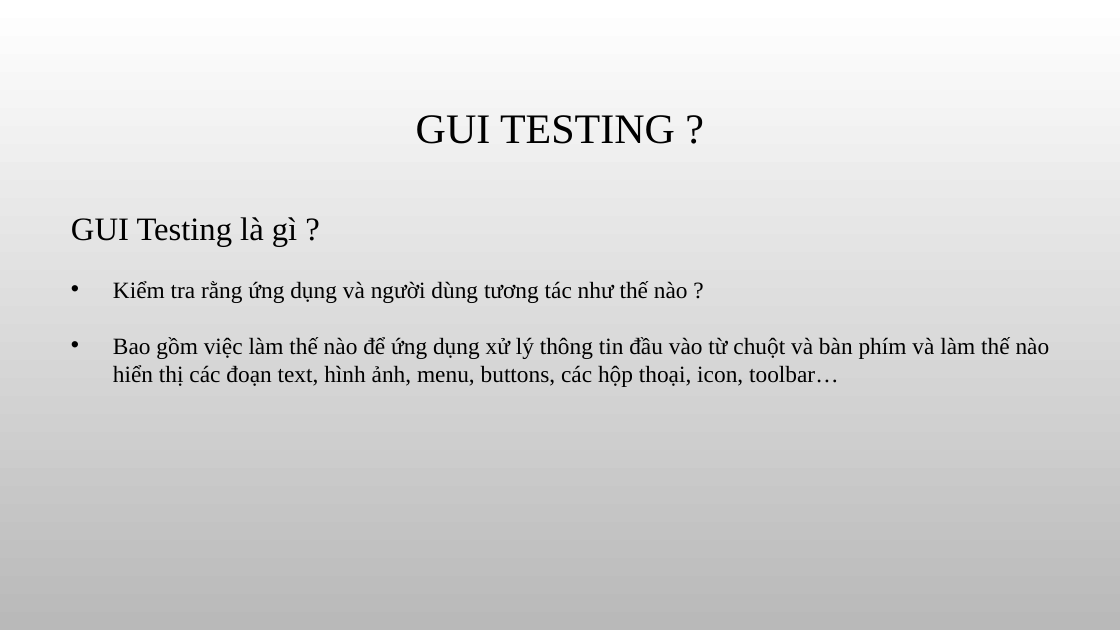
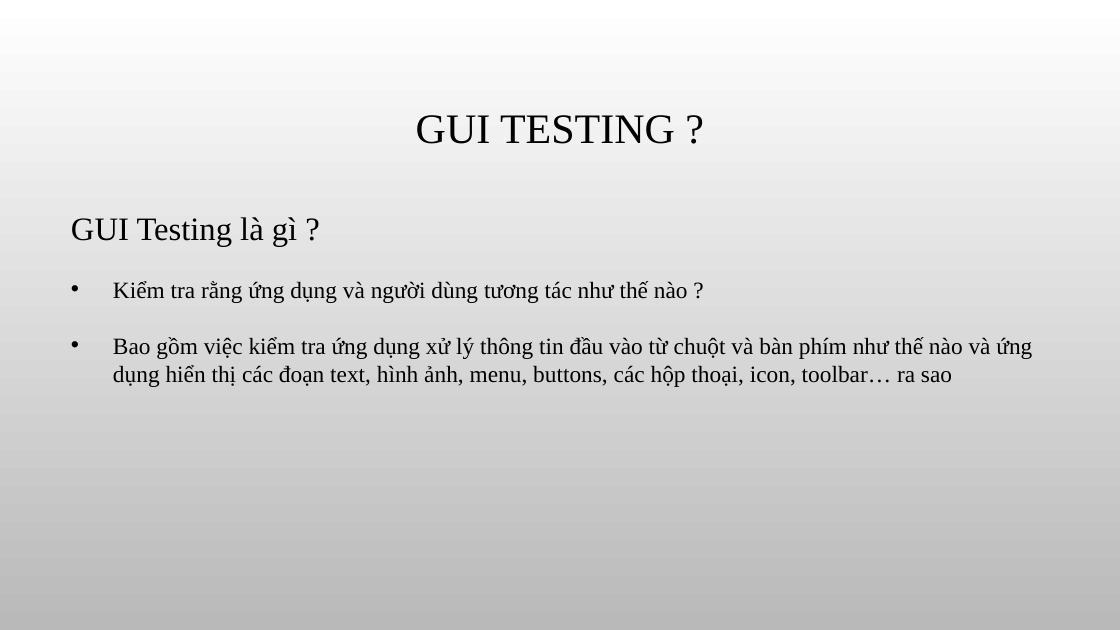
Before and after one commit to khoahoang/GUI-Usability-testing-research, a slide deck: slide 5 of slide/GUI & Usability testing group 20.pptx. Drawn at 1120x630 pixels with LibreOffice and Linux fonts; fonts in the diff are those of the drawing; background and template pictures are left out. Boxes give left, top, right and bottom in pixels: in the first picture for what was removed or moved away, otherwise in the second. Text is boxed around its words. In the diff, an @@ line names an element or a change of style, - is before the commit and + after.

Commit message:
slide GUI testing

```diff
--- a/slide/GUI & Usability testing group 20.pptx
+++ b/slide/GUI & Usability testing group 20.pptx
@@ text at box(113, 337, 1032, 387): text changed @@
-• Bao gồm việc làm thế nào để ứng dụng xử lý thông tin đầu vào từ chuột và bàn phím và làm thế nào hiển thị các đoạn text, hình ảnh, menu, buttons, các hộp thoại, icon, toolbar…
+• Bao gồm việc kiểm tra ứng dụng xử lý thông tin đầu vào từ chuột và bàn phím như thế nào và ứng dụng hiển thị các đoạn text, hình ảnh, menu, buttons, các hộp thoại, icon, toolbar… ra sao
```
Also in this commit, not shown: 3 other slides changed, 8 slides added, 1 slide removed.
